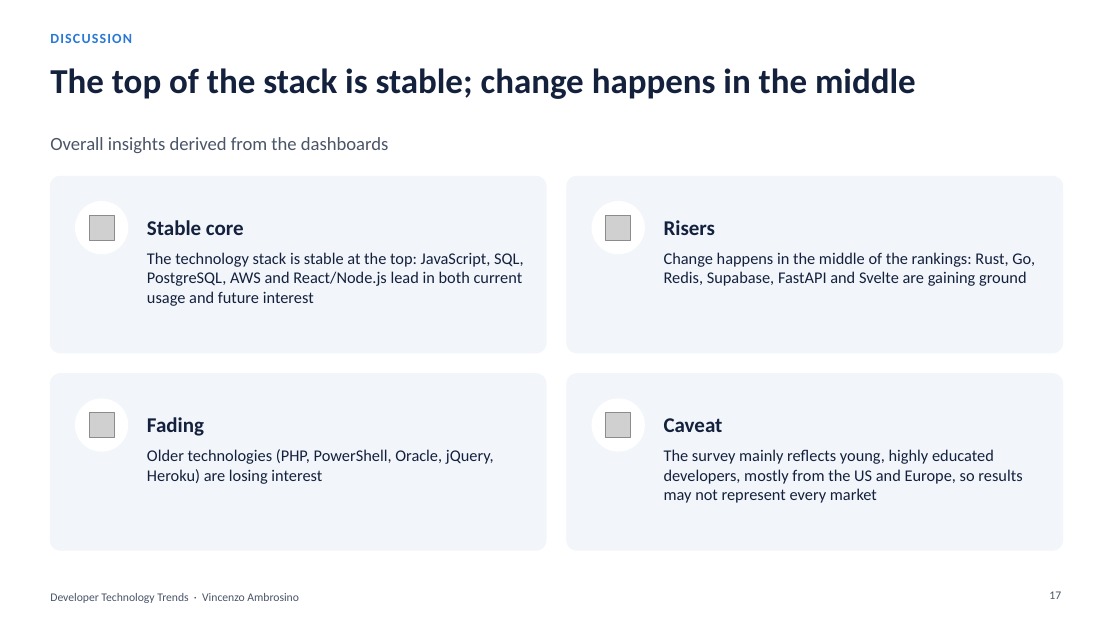
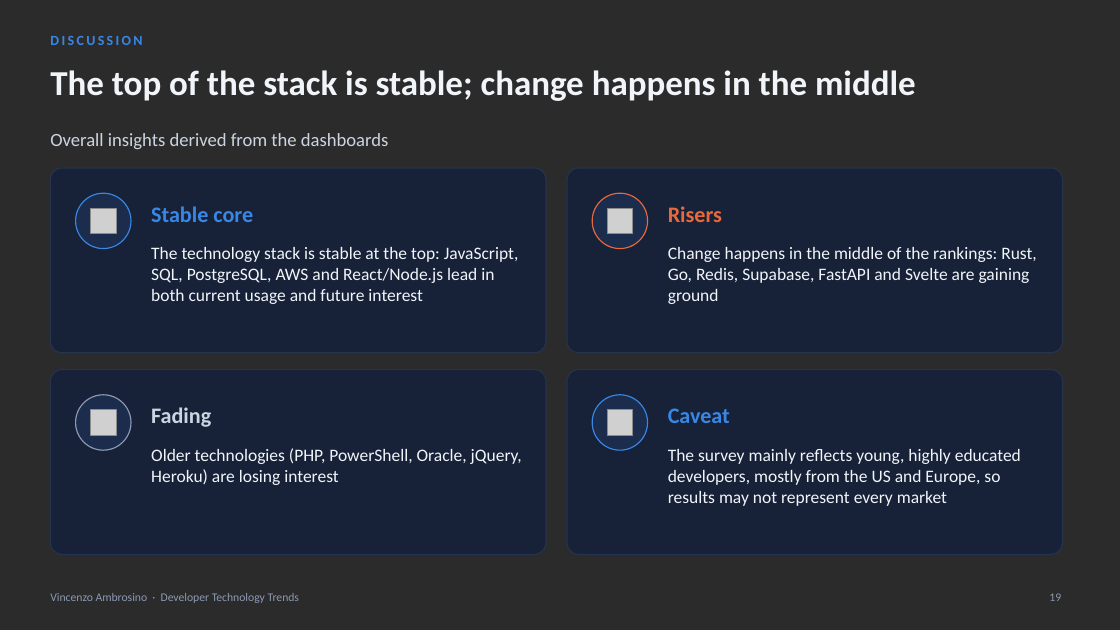
Before and after one commit to v-ambrosino/ibm-data-analyst-capstone, a slide deck: slide 19 of presentation/Developer_Technology_Trends_Vincenzo_Ambrosino.pptx (slide 17 before the commit). Drawn at 1120x630 pixels with LibreOffice and Linux fonts; fonts in the diff are those of the drawing; grey boxes stand for pictures; background and template pictures are left out; a plain dark background stands for a picture behind light text. Boxes give left, top, right and bottom in pixels: in the first picture for what was removed or moved away, otherwise in the second. Text is boxed around its words. In the diff, an @@ line names an element or a change of style, - is before the commit and + after.

```diff
--- a/presentation/Developer_Technology_Trends_Vincenzo_Ambrosino.pptx
+++ b/presentation/Developer_Technology_Trends_Vincenzo_Ambrosino.pptx
@@ background #FFFFFF to picture (left out) @@
@@ text "DISCUSSION" at (50,36,142,45): text colour #2A78D6 to #3987E5, letter spacing 1 to 2 pt @@
@@ title "The top of the stack ..." at (50,70,916,101): text colour #14213D to #F1F5F9 @@
@@ text "Overall insights derived from the ..." at (50,133,388,149): text colour #4A5568 to #CBD5E1 @@
@@ rounded rectangle: place and size @@
-rounded rectangle at (50,176,546,353)
+rounded rectangle at (50,168,546,353)
@@ fill #F2F5FA to #16213A at 92% opacity; outline #F2F5FA 1 pt to #26334F 1 pt; proportions changed in 4 elements at (50,370,546,555), (567,370,1063,555), (50,168,546,353), (567,168,1063,353) @@
@@ rounded rectangle: place and size @@
-rounded rectangle at (567,176,1063,353)
+rounded rectangle at (567,168,1063,353)
@@ ellipse at (76,193,131,249): fill #FFFFFF to #1B2C4D; outline #FFFFFF 1 pt to #3987E5 1 pt @@
@@ ellipse: place and size @@
-ellipse at (76,202,128,254)
+ellipse at (76,193,131,249)
@@ text "Stable core" at (151,206,253,222): size 18 to 19 pt, text colour #14213D to #3987E5; vertical alignment middle to top @@
@@ text "Stable core": place and size @@
-text "Stable core" at (147,220,244,235)
+text "Stable core" at (151,206,253,222)
@@ ellipse: place and size @@
-ellipse at (592,202,644,254)
+ellipse at (592,193,648,249)
@@ ellipse at (592,193,648,249): fill #FFFFFF to #1B2C4D; outline #FFFFFF 1 pt to #E8693A 1 pt @@
@@ 2 pictures, 1 ellipse: place and size @@
-2 pictures, 1 ellipse at (76,215,631,451)
+2 pictures, 1 ellipse at (76,208,633,450)
@@ text "Risers": place and size @@
-text "Risers" at (664,220,715,235)
+text "Risers" at (668,206,722,222)
@@ text "Risers" at (668,206,722,222): size 18 to 19 pt, text colour #14213D to #E8693A; vertical alignment middle to top @@
@@ rounded rectangle: place and size @@
-rounded rectangle at (50,374,546,550)
+rounded rectangle at (50,370,546,555)
@@ rounded rectangle: place and size @@
-rounded rectangle at (567,374,1063,550)
+rounded rectangle at (567,370,1063,555)
@@ ellipse at (76,395,131,450): fill #FFFFFF to #1B2C4D; outline #FFFFFF 1 pt to #8B9AB3 1 pt @@
@@ text "Fading" at (151,407,211,427): size 18 to 19 pt, text colour #14213D to #CBD5E1; vertical alignment middle to top @@
@@ ellipse: place and size @@
-ellipse at (592,399,644,451)
+ellipse at (592,395,648,450)
@@ ellipse at (592,395,648,450): fill #FFFFFF to #1B2C4D; outline #FFFFFF 1 pt to #3987E5 1 pt @@
@@ text "Caveat" at (668,408,730,423): size 18 to 19 pt, text colour #14213D to #3987E5; vertical alignment middle to top @@
@@ size 14 to 15 pt, text colour #14213D to #F1F5F9 in 4 elements at (151,247,519,304), (668,247,1037,304), (151,448,522,485), (668,449,1021,506) @@
@@ text at (50,593,299,603): text changed; text colour #4A5568 to #8B9AB3 @@
-Developer Technology Trends · Vincenzo Ambrosino
+Vincenzo Ambrosino · Developer Technology Trends
@@ page number at (1049,593,1061,601): text changed; text colour #4A5568 to #8B9AB3 @@
-17
+19
```
Also in this commit, not shown: 21 other slides changed, 3 slides added, 1 other file.
